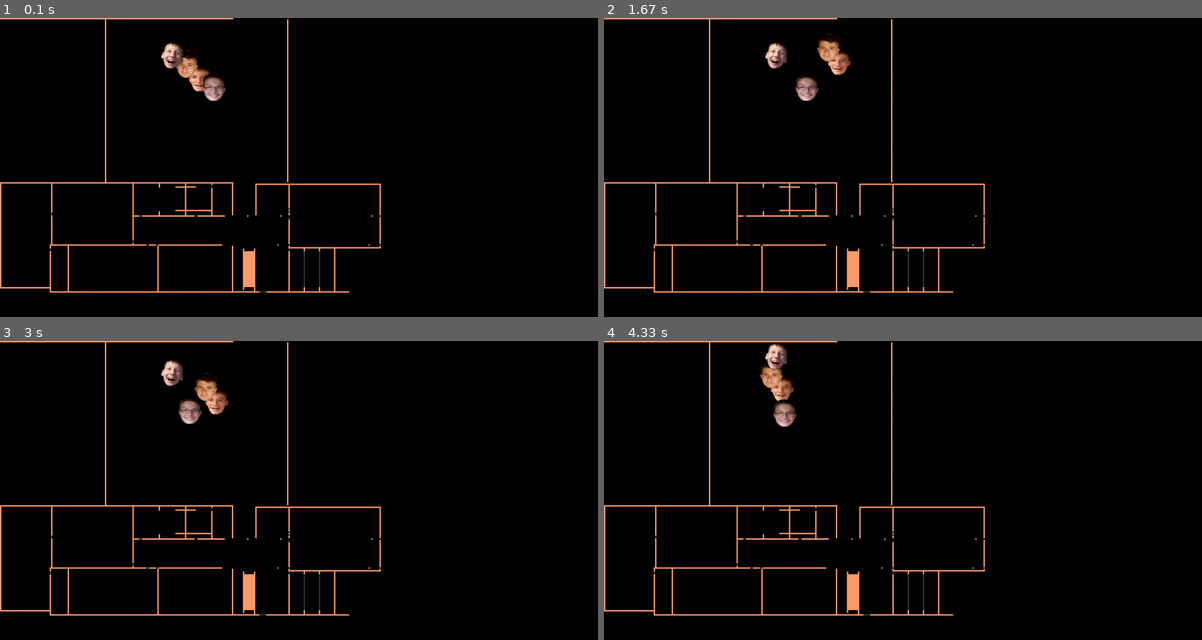
Above: before the commit, frames 1-4 (two rows, left to right).
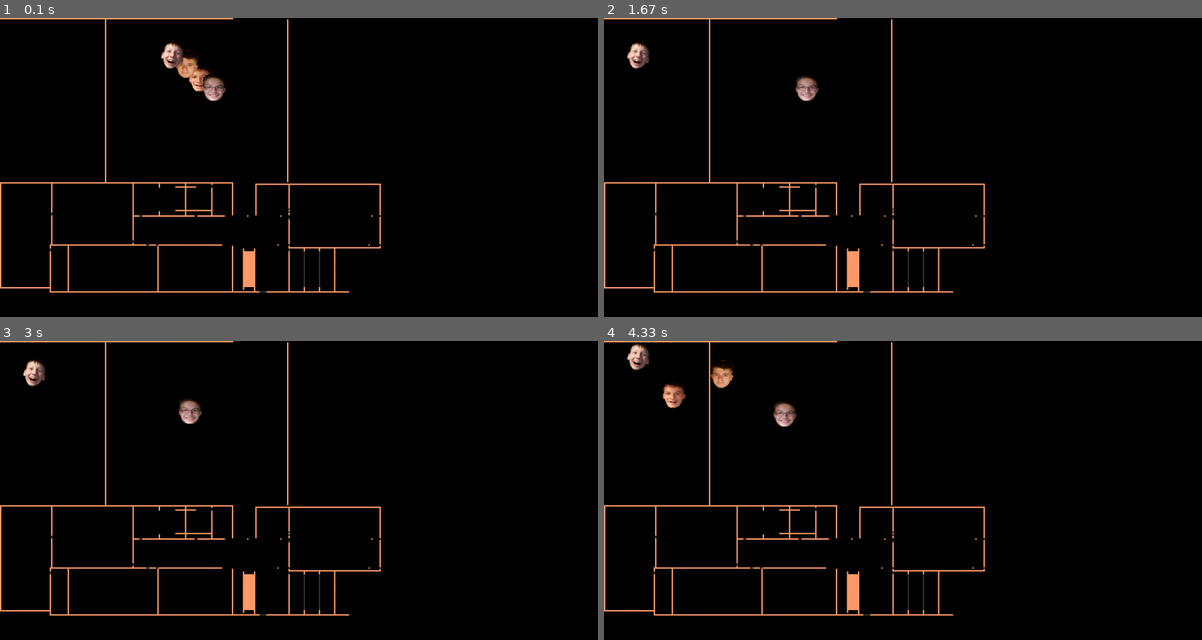
Above: after the commit, the same moments.

Repository: latuszek-piotr/gimnazjum-pygame
Game: pygame game, started from heroesofpygame/main.py
Same seed, same stepped clock (60 frames per second), same inputs: the game is played once before the commit and once after it.
Inputs:
- Up to frame 1 (0.1 s): no input
- Up to frame 2 (1.67 s): tap D at 0.33 s; hold Right 0.67-1.13 s; hold D 0.67-1.13 s; tap J at 0.73, 1.03, 1.23, 1.57 s; tap I at 0.82 s; hold Up 1.17-1.47 s; hold W 1.17-1.47 s; tap K at 1.32 s; hold Right from 1.5 s (still down); hold D from 1.5 s (still down)
- Up to frame 3 (3 s): tap J at 1.87, 2.07, 2.37, 2.63, 2.97 s; release Right at 1.97 s; release D at 1.97 s; hold Left 2-2.53 s; hold A 2-2.53 s; tap I at 2.15 s; hold Down 2.57-2.87 s; hold S 2.57-2.87 s; tap K at 2.72 s; hold T from 2.9 s (still down); hold Left from 2.9 s (still down); hold A from 2.9 s (still down)
- Up to frame 4 (4.33 s): tap J at 3.27, 3.73, 4.03, 4.17 s; release T at 3.3 s; release Left at 3.3 s; release A at 3.3 s; tap L at 3.33 s; hold Left 3.67-4.07 s; hold A 3.67-4.07 s; tap K at 3.82 s; hold Up from 4.1 s (still down); hold W from 4.1 s (still down)

The runs differ from the first frame. In frame 1, less than 0.1% of the frame differs, in the area x 32-33%, y 23-24%; in frame 2, 0.9%; in frame 3, 0.9%; in frame 4, 1.4%, in the area x 3-32%, y 0-23%.

Commit message:
kolizje z wszystkimi obiektami sceny

Diff:
--- a/heroesofpygame/dawid.py
+++ b/heroesofpygame/dawid.py
@@ -1,19 +1,19 @@
 import pygame
 import os
-from pixel import Pixel
+from player import Player
 
 
-class Dawid(Pixel):
+class Dawid(Player):
     happy_img = os.path.join('grafika', 'dawid_wesoly.png')
     sad_img = os.path.join('grafika', 'dawid_smutny.png')
     angry_img = os.path.join('grafika', 'dawid_zly.png')
     surprised_img = os.path.join('grafika', 'dawid_zdziwiony.png')
-    scared_img = os.path.join('grafika', 'dawid_prestraszony.png')
+    scared_img = os.path.join('grafika', 'dawid_przestraszony.png')
 
-    def __init__(self, pos=(440, 120), size=4):
+    def __init__(self, pos=(440, 120), size=50):
         super(Dawid, self).__init__(pos, size)
         self.mood = 'happy'
-        self.img = pygame.transform.scale(pygame.image.load(Dawid.happy_img).convert_alpha(), (50, 60))
+        self.img = pygame.transform.scale(pygame.image.load(Dawid.happy_img).convert_alpha(), (size, size+10))
 
     def draw(self, screen):
         # Copy image to screen:
--- a/heroesofpygame/dominik.py
+++ b/heroesofpygame/dominik.py
@@ -1,19 +1,19 @@
 import pygame
 import os
-from pixel import Pixel
+from player import Player
 
 
-class Dominik(Pixel):
+class Dominik(Player):
     happy_img = os.path.join('grafika', 'dominik_wesoly.png')
     sad_img = os.path.join('grafika', 'dominik_smutny.png')
     angry_img = os.path.join('grafika', 'dominik_zly.png')
     surprised_img = os.path.join('grafika', 'dominik_zdziwiony.png')
-    scared_img = os.path.join('grafika', 'dominik_prestraszony.png')
+    scared_img = os.path.join('grafika', 'dominik_przestraszony.png')
 
-    def __init__(self, pos=(380, 70), size=4):
+    def __init__(self, pos=(380, 70), size=50):
         super(Dominik, self).__init__(pos, size)
         self.mood = 'sad'
-        self.img = pygame.transform.scale(pygame.image.load(Dominik.sad_img).convert_alpha(), (50, 60))
+        self.img = pygame.transform.scale(pygame.image.load(Dominik.sad_img).convert_alpha(), (size, size+10))
 
     def draw(self, screen):
         # Copy image to screen:
--- a/heroesofpygame/main.py
+++ b/heroesofpygame/main.py
@@ -25,9 +25,13 @@
 player3 = Dawid()
 player4 = Piotr()
 
+flat1 = Flat(flat_1_data)
 
-
-flat1 = Flat(flat_1_data)
+all_objects = flat1.walls
+all_objects.append(player1)
+all_objects.append(player2)
+all_objects.append(player3)
+all_objects.append(player4)
 
 running = True
 while running:
@@ -43,41 +47,41 @@
     # Move the player if an arrow key is pressed
     key = pygame.key.get_pressed()
     if key[pygame.K_LEFT]:
-        player1.move(-2, 0, flat1.walls)
+        player1.move(-1, 0, all_objects)
     if key[pygame.K_RIGHT]:
-        player1.move(2, 0, flat1.walls)
+        player1.move(1, 0, all_objects)
     if key[pygame.K_UP]:
-        player1.move(0, -2, flat1.walls)
+        player1.move(0, -1, all_objects)
     if key[pygame.K_DOWN]:
-        player1.move(0, 2, flat1.walls)
+        player1.move(0, 1, all_objects)
 
     if key[pygame.K_a]:
-        player2.move(-2, 0, flat1.walls)
+        player2.move(-2, 0, all_objects)
     if key[pygame.K_d]:
-        player2.move(2, 0, flat1.walls)
+        player2.move(2, 0, all_objects)
     if key[pygame.K_w]:
-        player2.move(0, -2, flat1.walls)
+        player2.move(0, -2, all_objects)
     if key[pygame.K_s]:
-        player2.move(0, 2, flat1.walls)
+        player2.move(0, 2, all_objects)
 
     if key[pygame.K_j]:
-        player3.move(-2, 0, flat1.walls)
+        player3.move(-2, 0, all_objects)
     if key[pygame.K_l]:
-        player3.move(2, 0, flat1.walls)
+        player3.move(2, 0, all_objects)
     if key[pygame.K_i]:
-        player3.move(0, -2, flat1.walls)
+        player3.move(0, -2, all_objects)
     if key[pygame.K_k]:
-        player3.move(0, 2, flat1.walls)
+        player3.move(0, 2, all_objects)
 
 
     if key[pygame.K_f]:
-        player4.move(-2, 0, flat1.walls)
+        player4.move(-2, 0, all_objects)
     if key[pygame.K_h]:
-        player4.move(2, 0, flat1.walls)
+        player4.move(2, 0, all_objects)
     if key[pygame.K_t]:
-        player4.move(0, -2, flat1.walls)
+        player4.move(0, -2, all_objects)
     if key[pygame.K_g]:
-        player4.move(0, 2, flat1.walls)
+        player4.move(0, 2, all_objects)
 
 
     # Draw the scenea
--- a/heroesofpygame/piotr.py
+++ b/heroesofpygame/piotr.py
@@ -1,19 +1,19 @@
 import pygame
 import os
-from pixel import Pixel
+from player import Player
 
 
-class Piotr(Pixel):
+class Piotr(Player):
     happy_img = os.path.join('grafika', 'piotr_wesoly.png')
     sad_img = os.path.join('grafika', 'piotr_smutny.png')
     angry_img = os.path.join('grafika', 'piotr_zly.png')
     surprised_img = os.path.join('grafika', 'piotr_zdziwiony.png')
-    scared_img = os.path.join('grafika', 'piotr_prestraszony.png')
+    scared_img = os.path.join('grafika', 'piotr_przestraszony.png')
 
-    def __init__(self, pos=(350, 50), size=4):
+    def __init__(self, pos=(350, 50), size=50):
         super(Piotr, self).__init__(pos, size)
         self.mood = 'happy'
-        self.img = pygame.transform.scale(pygame.image.load(Piotr.happy_img).convert_alpha(), (50, 60))
+        self.img = pygame.transform.scale(pygame.image.load(Piotr.happy_img).convert_alpha(), (size, size+10))
 
     def draw(self, screen):
         # Copy image to screen:
--- a/heroesofpygame/pixel.py
+++ b/heroesofpygame/pixel.py
@@ -7,17 +7,25 @@
         self.color = color
         self.rect = pygame.Rect(pos[0], pos[1], self.size, self.size)
 
-    def move(self, dx, dy, walls):
+    def move(self, dx, dy, other_scene_object):
         # Move each axis separately. Note that this checks for collisions both times.
         if dx != 0:
-            self.move_single_axis(dx, 0, walls)
+            self.move_single_axis(dx, 0, other_scene_object)
         if dy != 0:
-            self.move_single_axis(0, dy, walls)
+            self.move_single_axis(0, dy, other_scene_object)
 
-    def move_single_axis(self, dx, dy, walls):
+    def move_single_axis(self, dx, dy, other_scene_object):
         # Move the rect
         self.rect.x += dx
         self.rect.y += dy
 
+    def collides(self, other_scene_object):
+        return self.rect.colliderect(other_scene_object.rect)
+
+    def collision(self, last_move_dx, last_move_dy, other_scene_object):
+        """what is impact of collision on me (self)"""
+        # default is: I'm not moving since I'm not movable
+        pass
+
     def draw(self, screen):
         pygame.draw.rect(screen, self.color, self.rect)
--- a/heroesofpygame/player.py
+++ b/heroesofpygame/player.py
@@ -6,18 +6,34 @@
     def __init__(self, pos=(30, 30), size=4, color=(255,255,255)):
         super(Player, self).__init__(pos, size, color)
 
-    def move_single_axis(self, dx, dy, walls):
+    def move_single_axis(self, dx, dy, all_objects_thay_may_colide):
         # Move the rect
         self.rect.x += dx
         self.rect.y += dy
         # If you collide with a wall, move out based on velocity
-        for wall in walls:
-            if self.rect.colliderect(wall.rect):
-                if dx > 0: # Moving right; Hit the left side of the wall
-                    self.rect.right = wall.rect.left
-                if dx < 0: # Moving left; Hit the right side of the wall
-                    self.rect.left = wall.rect.right
-                if dy > 0: # Moving down; Hit the top side of the wall
-                    self.rect.bottom = wall.rect.top
-                if dy < 0: # Moving up; Hit the bottom side of the wall
-                    self.rect.top = wall.rect.bottom
+        for scene_object in all_objects_thay_may_colide:
+            if scene_object is self:
+                continue
+            if self.collides(scene_object):
+                ### print "kolizja: ja:{} on:{}".format(self.rect, scene_object.rect)
+                # I have collision with him
+                self.collision(dx, dy, scene_object)
+                # and he has collision with me
+                scene_object.collision(dx, dy, self)
+
+    def collides(self, other_scene_object):
+        return self.rect.colliderect(other_scene_object.rect)
+
+    def collision(self, last_move_dx, last_move_dy, other_scene_object):
+        """what is impact of collision on me (self)"""
+        self._step_outside_colission(last_move_dx, last_move_dy, other_scene_object)
+
+    def _step_outside_colission(self, last_move_dx, last_move_dy, other_scene_object):
+        if last_move_dx > 0: # Moving right; Hit the left side of other_scene_object
+            self.rect.right = other_scene_object.rect.left
+        if last_move_dx < 0: # Moving left; Hit the right side of other_scene_object
+            self.rect.left = other_scene_object.rect.right
+        if last_move_dy > 0: # Moving down; Hit the top side of other_scene_object
+            self.rect.bottom = other_scene_object.rect.top
+        if last_move_dy < 0: # Moving up; Hit the bottom side of other_scene_object
+            self.rect.top = other_scene_object.rect.bottom
--- a/heroesofpygame/wiktor.py
+++ b/heroesofpygame/wiktor.py
@@ -1,19 +1,19 @@
 import pygame
 import os
-from pixel import Pixel
+from player import Player
 
 
-class Wiktor(Pixel):
+class Wiktor(Player):
     happy_img = os.path.join('grafika', 'wiktor_wesoly.png')
     sad_img = os.path.join('grafika', 'wiktor_smutny.png')
     angry_img = os.path.join('grafika', 'wiktor_zly.png')
     surprised_img = os.path.join('grafika', 'wiktor_zdziwiony.png')
-    scared_img = os.path.join('grafika', 'wiktor_prestraszony.png')
+    scared_img = os.path.join('grafika', 'wiktor_przestraszony.png')
 
-    def __init__(self, pos=(410, 100), size=4):
+    def __init__(self, pos=(410, 100), size=50):
         super(Wiktor, self).__init__(pos, size)
         self.mood = 'sad'
-        self.img = pygame.transform.scale(pygame.image.load(Wiktor.happy_img).convert_alpha(), (50, 60))
+        self.img = pygame.transform.scale(pygame.image.load(Wiktor.happy_img).convert_alpha(), (size, size+10))
 
     def draw(self, screen):
         # Copy image to screen:
